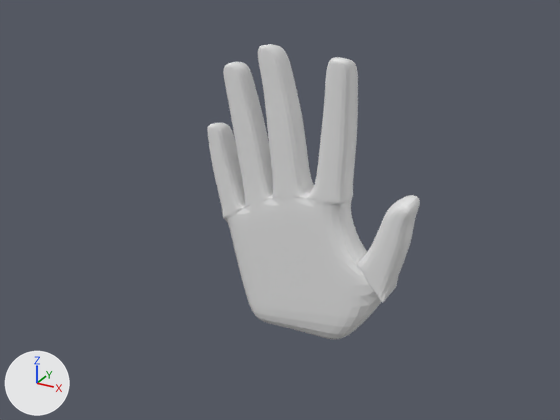
The Blender file examples/blender/animations/20200301_human/human.blend, before and after one commit.
Before and after are seen from a 50 mm camera at (3.04, -5.87, 3.58) aimed at (-0.2, 0.03, 0.63). Every picture has the same lights, and +X, +Y and +Z are marked at lower left.

In view in the first picture: 'Left hand'.
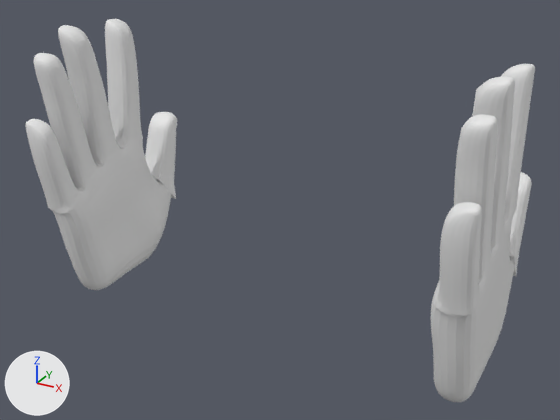
Commit message: Blender: Add right hand

Boxes (x1, y1, x2, y2) around the edits, measured in the pictures (560 x 420 px):
'Left hand', moved, turned: before (207, 44, 420, 340); after (431, 64, 535, 402)
'Right hand', added: after (25, 19, 177, 290)

Diff of the bpy script that builds the scene:
```diff
--- a/examples/blender/animations/20200301_human/human.blend.py
+++ b/examples/blender/animations/20200301_human/human.blend.py
@@ ob_left_hand @@
 ob_left_hand = bpy.data.objects.new('Left hand', me_cube_003)
-ob_left_hand.location = (0.436, -0.113, 1.478)
+ob_left_hand.location = (1.821, 0.391, 1.478)
+ob_left_hand.rotation_euler = (0.0, 0.0, 1.571)  # degrees (0, 0, 90)
 _m = ob_left_hand.modifiers.new('Subdivision', 'SUBSURF')
@@ ob_right_hand @@
+ob_right_hand = bpy.data.objects.new('Right hand', me_cube_003.copy())  # the mesh of ob_left_hand
+ob_right_hand.location = (-2.351, 0.391, 1.478)
+ob_right_hand.rotation_euler = (3.142, 0.0, -1.571)  # degrees (180, 0, -90)
+ob_right_hand.scale = (-1.0, -1.0, -1.0)
+_m = ob_right_hand.modifiers.new('Subdivision', 'SUBSURF')
```
